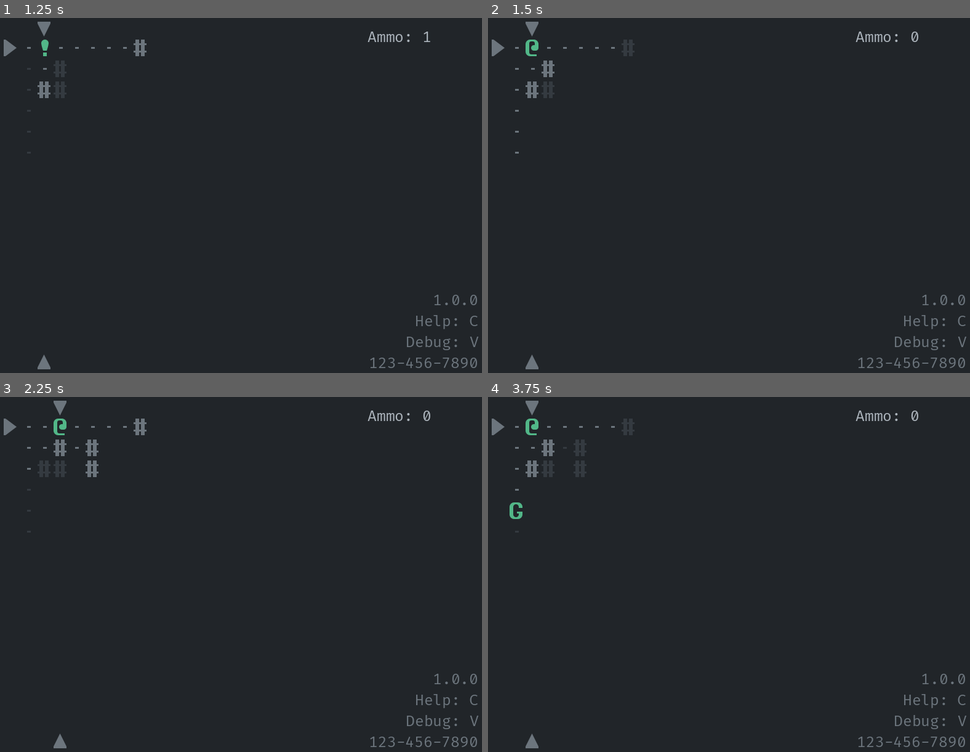
Above: before the commit, frames 1-4 (two rows, left to right).
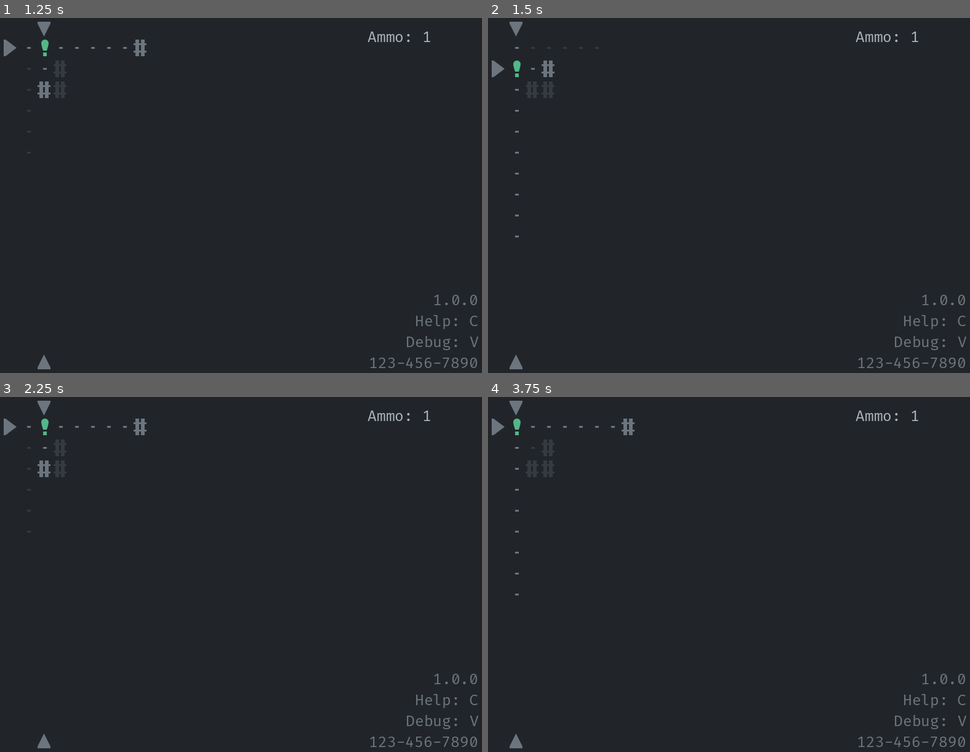
Above: after the commit, the same moments.

Repository: Bozar/godot-4-roguelike-tutorial
Game: Godot game, scene res://scene/main/main_screen.tscn
Two runs of this game, one before a commit and one after it. Both use one fixed random seed, a clock stepped at 60 frames per second and the inputs below.
Inputs:
- Up to frame 1 (1.25 s): tap Enter at 0.5 s; hold D (move_right) from 0.53 s (still down); tap Space (aim) at 0.6 s
- Up to frame 2 (1.5 s): tap O (restart_game, bound only after the commit) at 1.25 s; release D (move_right) at 1.28 s; hold S (move_down) from 1.28 s (still down); tap Space (aim) at 1.35 s
- Up to frame 3 (2.25 s): tap O (restart_game, bound only after the commit) at 2 s; release S (move_down) at 2.03 s; hold D (move_right) from 2.03 s (still down); tap Space (aim) at 2.1 s
- Up to frame 4 (3.75 s): tap O (restart_game, bound only after the commit) at 2.75, 3.5 s; release D (move_right) at 2.78 s; hold W (move_up) 2.78-3.53 s; tap Space (aim) at 2.85, 3.6 s; hold A (move_left) from 3.53 s (still down)

Frame 1 is identical in both runs. In frame 2, 0.7% of the frame differs, in the area x 0-90%, y 1-99%; in frame 3, 0.8%; in frame 4, 0.8%, in the area x 4-90%, y 1-99%.

Commit message:
Restart the game with a new RNG seed.

Diff:
--- /dev/null
+++ b/autoload/end_game.gd
@@ -0,0 +1,22 @@
+# class_name EndGame
+extends Node2D
+
+
+const PATH_TO_ROOT: String = "res://scene/main/main_screen.tscn"
+
+
+func reload() -> void:
+    var new_scene: Node2D = preload(PATH_TO_ROOT).instantiate()
+    var old_scene: Node2D = get_tree().current_scene
+
+    SpriteFactory.clear_data()
+
+    get_tree().root.add_child(new_scene)
+    get_tree().current_scene = new_scene
+
+    get_tree().root.remove_child(old_scene)
+    old_scene.queue_free()
+
+
+func quit() -> void:
+    get_tree().quit()
--- a/autoload/sprite_factory.gd
+++ b/autoload/sprite_factory.gd
@@ -4,6 +4,17 @@
 
 signal sprite_created(tagged_sprites: Array)
 signal sprite_removed(sprites: Array)
+
+
+func clear_data() -> void:
+    var dict_key: String = "callable"
+
+    for i: Dictionary in sprite_created.get_connections():
+        if sprite_created.is_connected(i[dict_key]):
+            sprite_created.disconnect(i[dict_key])
+    for i: Dictionary in sprite_removed.get_connections():
+        if sprite_created.is_connected(i[dict_key]):
+            sprite_created.disconnect(i[dict_key])
 
 
 func create_sprite(main_tag: StringName, sub_tag: StringName, coord: Vector2i,
--- a/library/input_tag.gd
+++ b/library/input_tag.gd
@@ -8,6 +8,8 @@
 
 const AIM: StringName = &"aim"
 
+const RESTART_GAME: StringName = &"restart_game"
+
 
 const MOVE_ACTIONS: Array[StringName] = [
     MOVE_LEFT,
--- a/project.godot
+++ b/project.godot
@@ -21,6 +21,7 @@
 SpriteFactory="*res://autoload/sprite_factory.gd"
 SpriteState="*res://autoload/sprite_state.gd"
 ScheduleHelper="*res://autoload/schedule_helper.gd"
+EndGame="*res://autoload/end_game.gd"
 
 [display]
 
@@ -69,6 +70,11 @@
 "events": [Object(InputEventKey,"resource_local_to_scene":false,"resource_name":"","device":-1,"window_id":0,"alt_pressed":false,"shift_pressed":false,"ctrl_pressed":false,"meta_pressed":false,"pressed":false,"keycode":32,"physical_keycode":0,"key_label":0,"unicode":32,"echo":false,"script":null)
 ]
 }
+restart_game={
+"deadzone": 0.5,
+"events": [Object(InputEventKey,"resource_local_to_scene":false,"resource_name":"","device":-1,"window_id":0,"alt_pressed":false,"shift_pressed":false,"ctrl_pressed":false,"meta_pressed":false,"pressed":false,"keycode":79,"physical_keycode":0,"key_label":0,"unicode":111,"echo":false,"script":null)
+]
+}
 
 [rendering]
 
--- a/scene/main/player_input.gd
+++ b/scene/main/player_input.gd
@@ -9,6 +9,8 @@
     if _is_move_actions(event):
         return
     elif _is_aim(event):
+        return
+    elif _is_restart_game(event):
         return
 
 
@@ -27,5 +29,12 @@
     return false
 
 
+func _is_restart_game(event: InputEvent) -> bool:
+    if event.is_action_pressed(InputTag.RESTART_GAME):
+        EndGame.reload()
+        return true
+    return false
+
+
 func _on_Schedule_turn_started(sprite: Sprite2D) -> void:
     set_process_unhandled_input(sprite.is_in_group(SubTag.PC))
